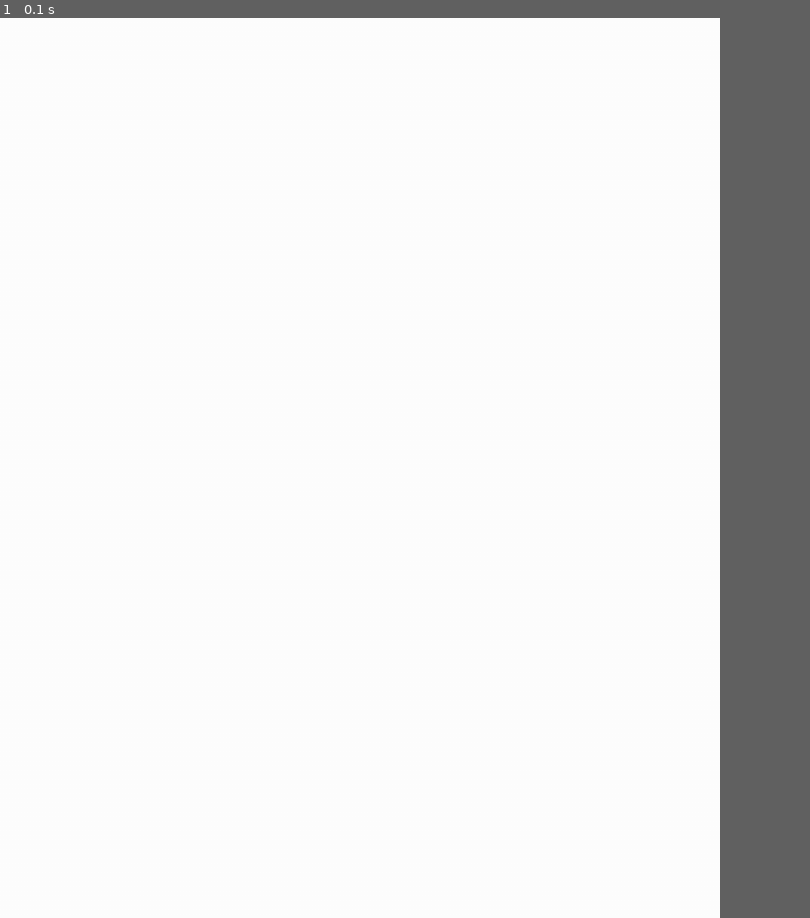
Above: before the commit, frame 1.
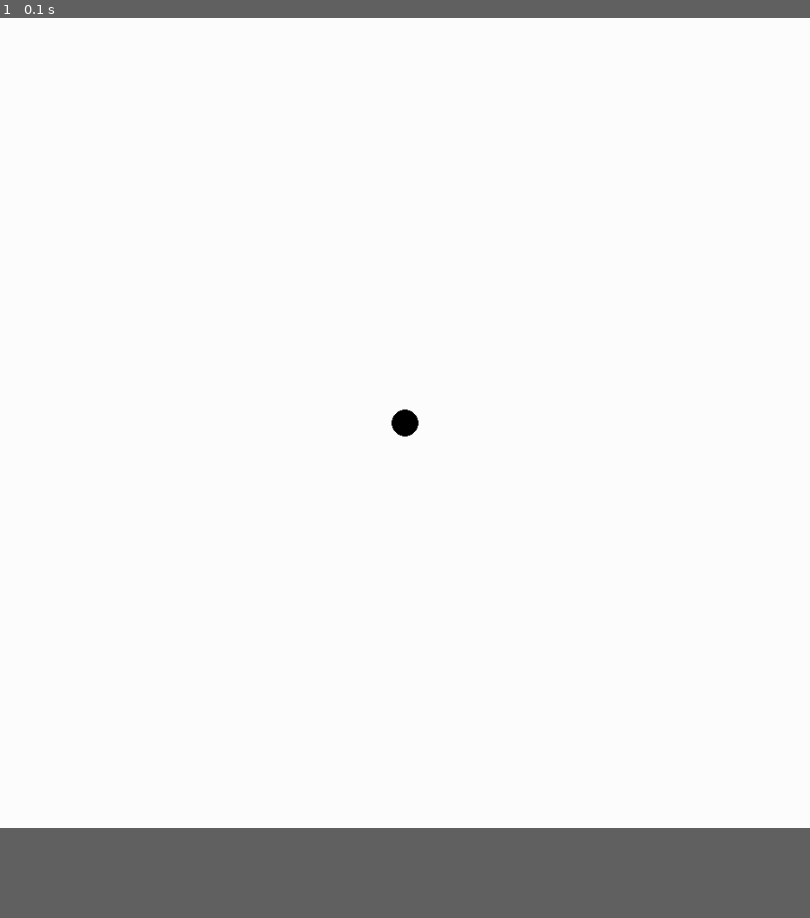
Above: after the commit, the same moment.

Repository: chiefJota/CS228
Game: pygame game, started from RealTimeDraw.py
Two runs of this game, one before a commit and one after it. Both use one fixed random seed, a clock stepped at 60 frames per second and the inputs below.
Inputs:
- Up to frame 1 (0.1 s): no input
In our replay, the window is 720x900 before the commit and 810x810 after it. These sizes can differ from the game's own. Grey fills any space a smaller window leaves; there, only what the larger window draws over its background counts as a difference.

The runs differ from the first frame. In frame 1, less than 0.1% of the frame differs, in the area x 48-52%, y 43-47%.

Commit message:
added line to prepare method to fix screen so black circle would appear

Diff:
--- a/RealTimeDraw.py
+++ b/RealTimeDraw.py
@@ -5,5 +5,5 @@
 #print(pygameWindow)
 while True:
     pygameWindow.Prepare()
-    pass
+    pygameWindow.Draw_Black_Circle(450, 450)
     pygameWindow.Reveal()
--- a/constants.py
+++ b/constants.py
@@ -1,2 +1,2 @@
-pygameWindowWidth = 800
-pygameWindowHeight = 1000
+pygameWindowWidth = 900
+pygameWindowHeight = 900
--- a/pygameWindow.py
+++ b/pygameWindow.py
@@ -7,7 +7,11 @@
 
 
     def Prepare(self):
-        self.screen.fill([255, 255, 255])
+        pygame.event.get()
+        self.screen.fill((255, 255, 255))
 
     def Reveal(self):
         pygame.display.update()
+
+    def Draw_Black_Circle(self, x, y):
+        pygame.draw.circle(self.screen, (0, 0, 0), [x, y], 15)
Not shown, changed: constants.pyc
Not shown, changed: pygameWindow.pyc
